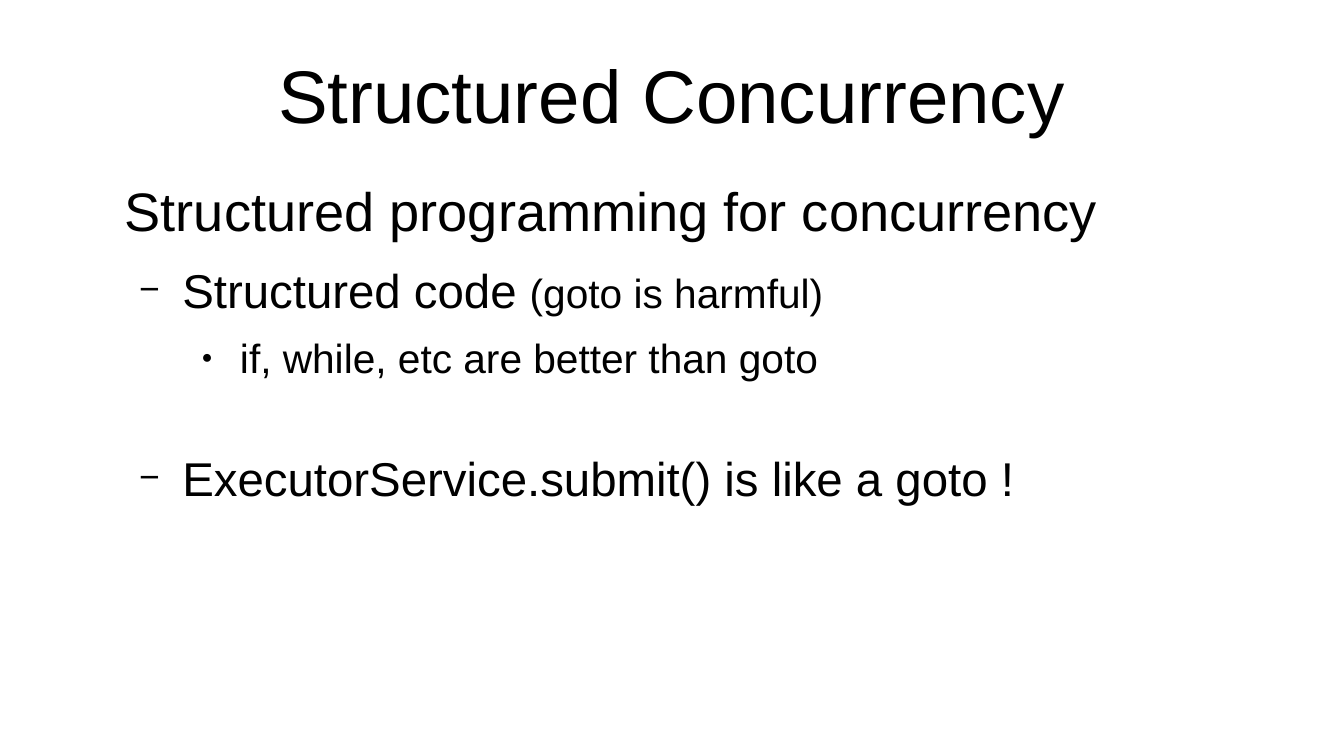
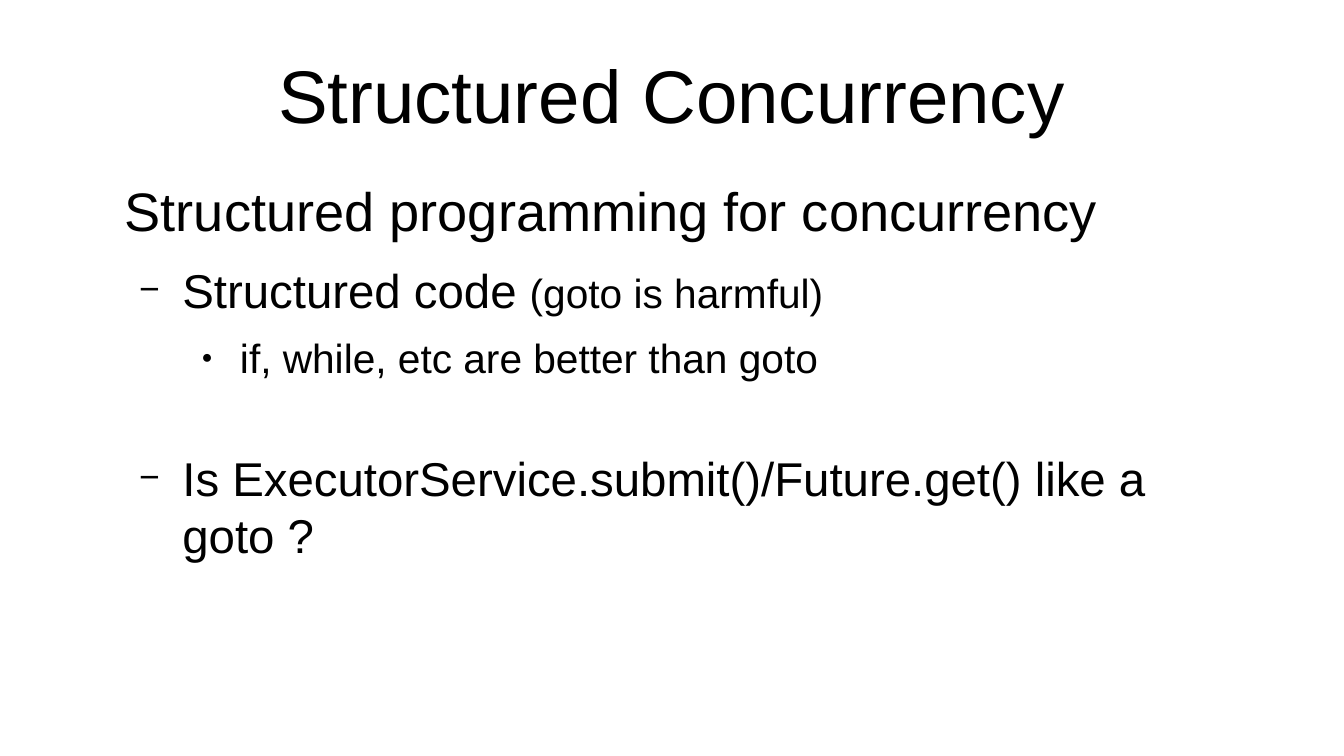
Before and after one commit to forax/loom-fiber, a slide deck: slide 15 of scoop about scopes.odp. Drawn at 1344x756 pixels with LibreOffice and Linux fonts; fonts in the diff are those of the drawing. Boxes give left, top, right and bottom in pixels: in the first picture for what was removed or moved away, otherwise in the second. Text is boxed around its words. In the diff, an @@ line names an element or a change of style, - is before the commit and + after.

```diff
--- a/scoop about scopes.odp
+++ b/scoop about scopes.odp
@@ text at (182, 461, 1145, 563): text changed @@
-  − ExecutorService.submit() is like a goto !
+  − Is ExecutorService.submit()/Future.get() like a goto ?
```
Also in this commit, not shown: 11 other slides changed, 1 other file.
